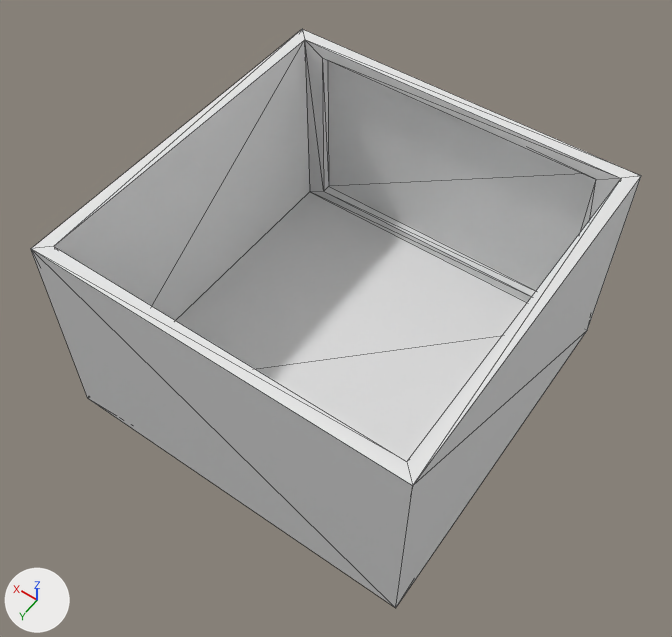
What one commit did to the glTF model assets/Ballroom.glb.
Before and after are seen from a camera (50 mm lens) standing at (-17.1, 24.8, 42.6) and looking at (-0.2, 1.0, 5.3). The lights are fixed; the arrows at lower left show +X, +Y and +Z. Mesh edges are drawn as thin lines. Where no turn or scale is listed for an object, it has been applied to the vertices.

Names of what the first picture shows: 'Floor', 'Wall00', 'Wall01', 'Wall02', 'Wall03'.
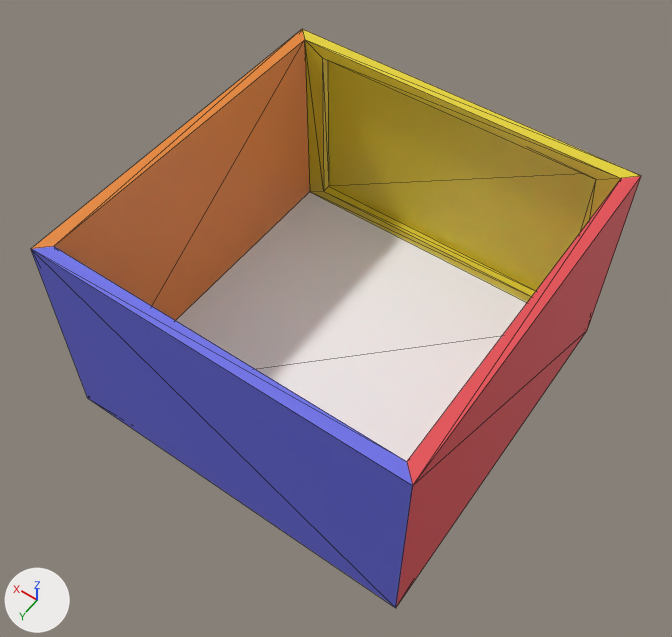
Boxes (x1, y1, x2, y2) around the edits, measured in the pictures (672 x 637 px):
'Wall01', recoloured (white to blue): (31, 246, 413, 608) in both
'Floor', recoloured: (176, 192, 527, 461) in both
'Wall03', recoloured (white to yellow): (302, 29, 640, 302) in both
'Wall00', recoloured: (31, 30, 310, 321) in both
'Wall02', recoloured: (396, 176, 641, 607) in both

The change, as a diff of the scene's bpy script:
```diff
--- a/assets/Ballroom.glb.py
+++ b/assets/Ballroom.glb.py
@@ mat_floormat @@
+mat_floormat = principled_material('FloorMat')
+mat_floormat.base_color = (1.0, 1.0, 1.0)  # white #ffffff
@@ mat_material_wall0 @@
+mat_material_wall0 = principled_material('Material_Wall0')
+mat_material_wall0.base_color = (0.8, 0.24, 0.0292)  # orange #e78630
@@ mat_material_wall1 @@
+mat_material_wall1 = principled_material('Material_Wall1')
+mat_material_wall1.base_color = (0.149, 0.156, 0.8)  # blue #6c6ee7
@@ mat_material_wall2 @@
+mat_material_wall2 = principled_material('Material_Wall2')
+mat_material_wall2.base_color = (0.8, 0.0779, 0.0895)  # red #e74f54
@@ mat_material_wall3 @@
+mat_material_wall3 = principled_material('Material_Wall3')
+mat_material_wall3.base_color = (0.8, 0.652, 0.0321)  # yellow #e7d332
@@ me_cube @@
 me_cube.from_pydata(...)  # 16 vertices, 26 faces; spans x -10.0..10.0, y -10.0..-9.3, z -6.0..6.0
-me_cube.materials.append(mat_material)  # white #e7e7e7
+me_cube.materials.append(mat_material_wall3)  # yellow #e7d332
@@ me_cube_001 @@
 me_cube_001.from_pydata(...)  # 8 vertices, 10 faces; spans x -10.0..-9.3, y -10.0..10.0, z -6.0..6.0
-me_cube_001.materials.append(mat_material)  # white #e7e7e7
+me_cube_001.materials.append(mat_material_wall2)  # red #e74f54
@@ me_cube_002 @@
 me_cube_002.from_pydata(...)  # 8 vertices, 10 faces; spans x -10.0..10.0, y 9.3..10.0, z -6.0..6.0
-me_cube_002.materials.append(mat_material)  # white #e7e7e7
+me_cube_002.materials.append(mat_material_wall1)  # blue #6c6ee7
@@ me_cube_003 @@
 me_cube_003.from_pydata(...)  # 8 vertices, 10 faces; spans x 9.3..10.0, y -10.0..10.0, z -6.0..6.0
-me_cube_003.materials.append(mat_material)  # white #e7e7e7
+me_cube_003.materials.append(mat_material_wall0)  # orange #e78630
@@ me_cube_004 @@
 me_cube_004.from_pydata(...)  # 8 vertices, 10 faces; spans x -10.0..10.0, y -10.0..10.0, z -6.0..-5.4
+me_cube_004.materials.append(mat_floormat)  # white #ffffff
```
